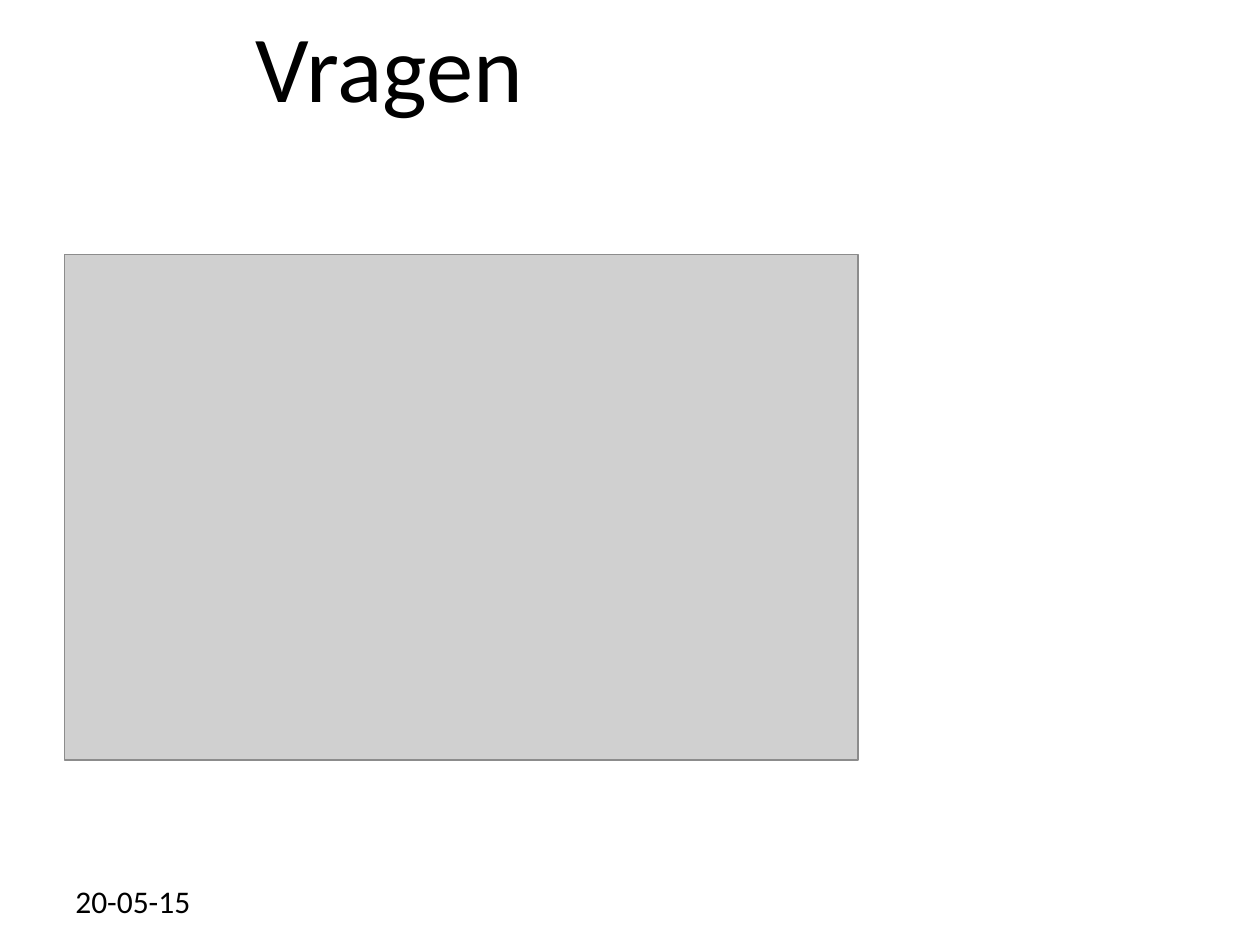
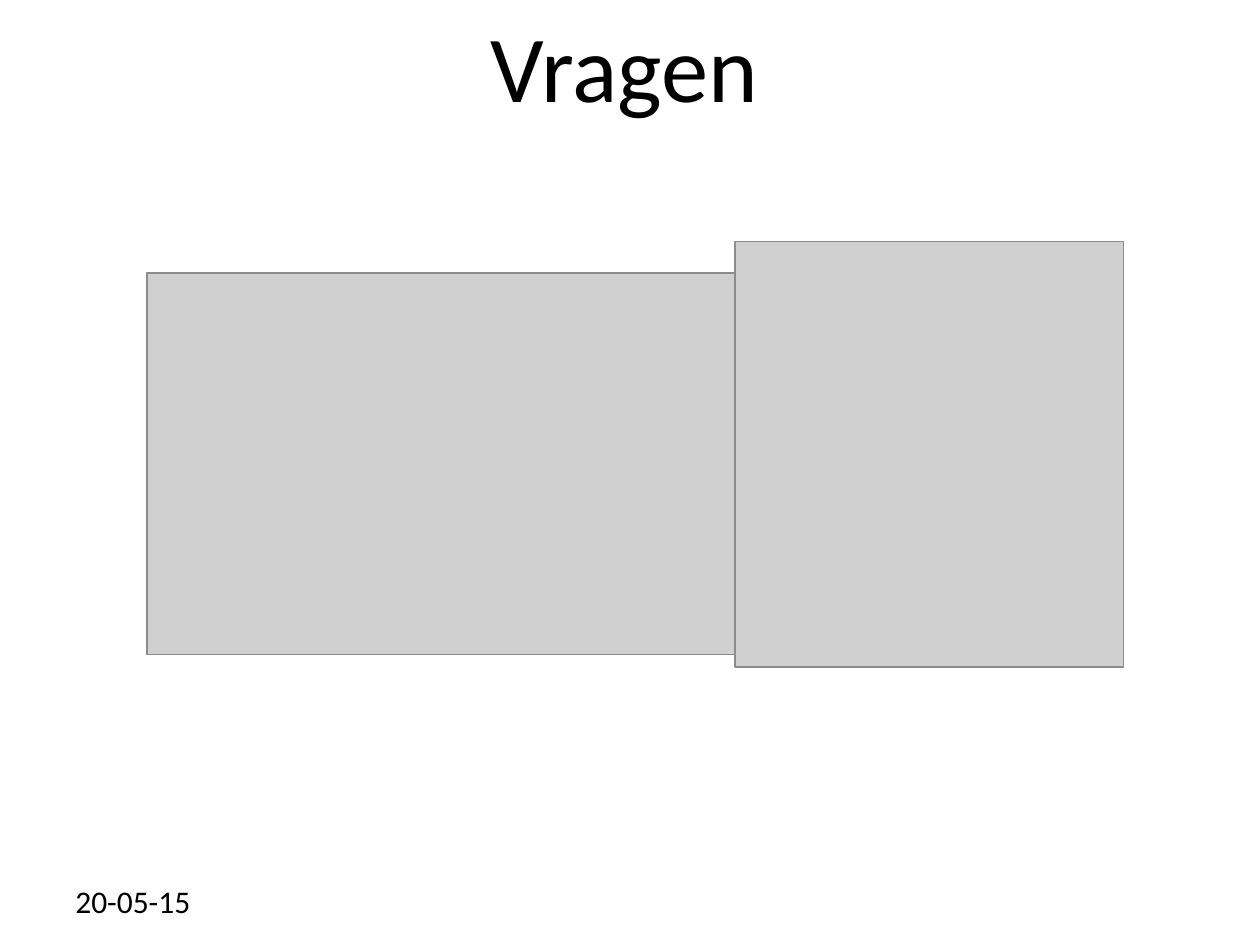
Before and after one commit to marten2/Heuristieken, a slide deck: slide 14 of niks.ppt (slide 13 before the commit). Drawn at 1260x945 pixels with LibreOffice and Linux fonts; fonts in the diff are those of the drawing; grey boxes stand for pictures; background and template pictures are left out. Boxes give left, top, right and bottom in pixels: in the first picture for what was removed or moved away, otherwise in the second. Text is boxed around its words. In the diff, an @@ line names an element or a change of style, - is before the commit and + after.

```diff
--- a/niks.ppt
+++ b/niks.ppt
@@ title "Vragen": place and size @@
-title "Vragen" at [255, 41, 523, 119]
+title "Vragen" at [490, 41, 758, 119]
@@ picture added at [735, 242, 1123, 668] @@
@@ picture: place and size @@
-picture at [64, 255, 858, 760]
+picture at [147, 273, 746, 655]
```
Also in this commit, not shown: 8 other slides changed, 1 slide added.
